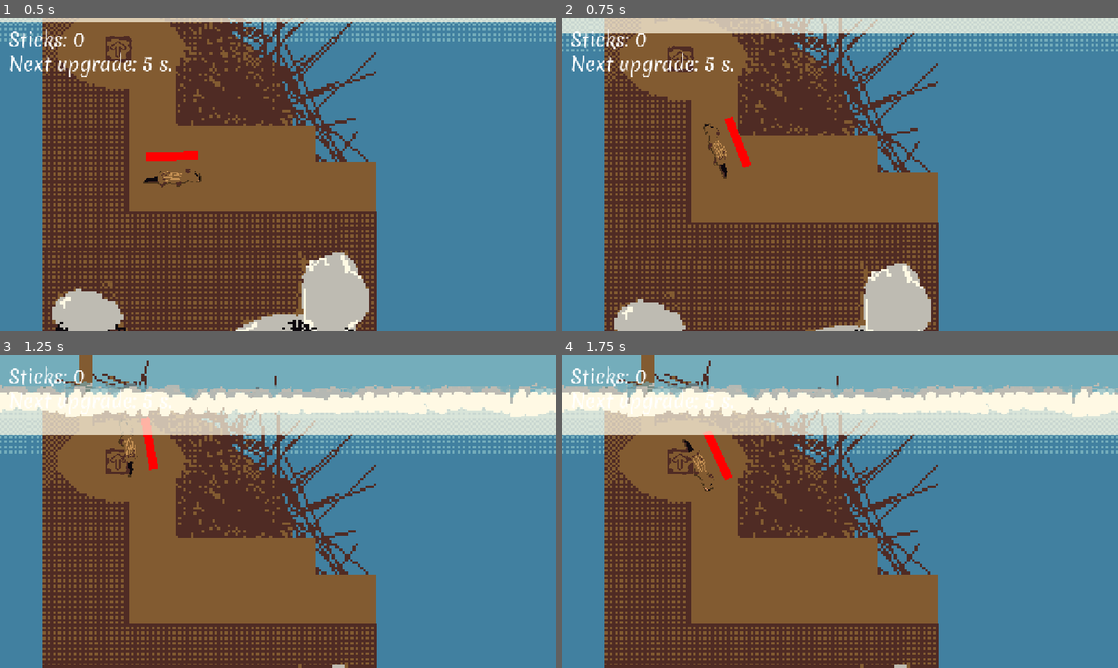
Above: before the commit, frames 1-4 (two rows, left to right).
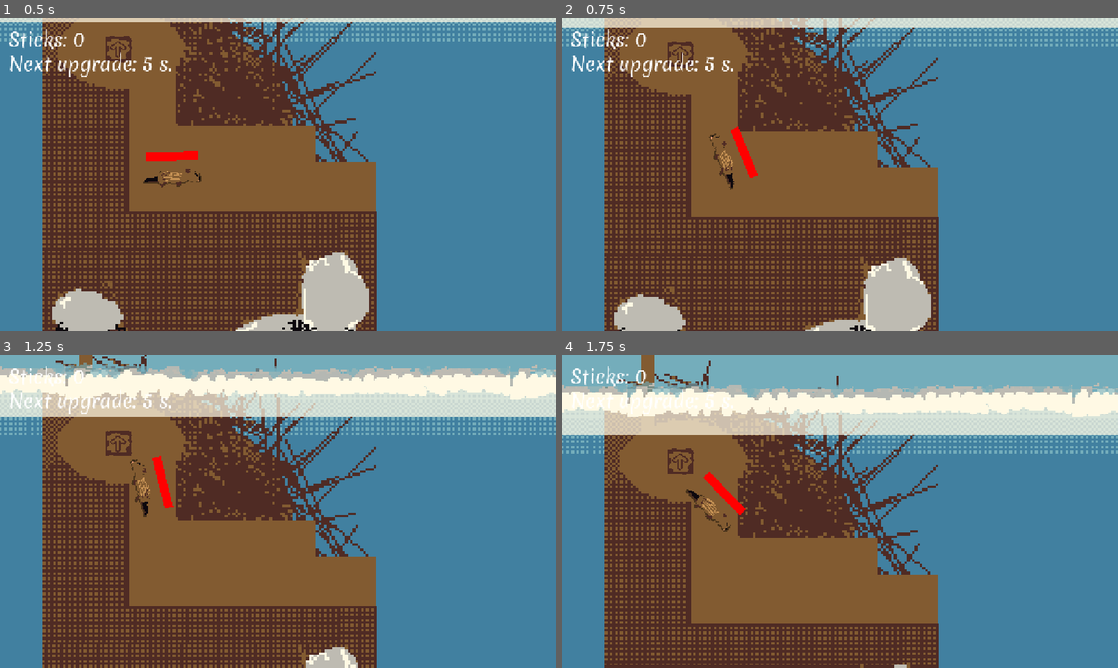
Above: after the commit, the same moments.

Repository: Joey451-OG/5499-Project-1
Game: Godot game, scene res://Scenes/main.tscn
Same seed, same stepped clock (60 frames per second), same inputs: the game is played once before the commit and once after it.
Inputs (mouse positions are in pixels of both pictures, inside the frame that each line leads up to):
- Up to frame 1 (0.5 s): no input
- Up to frame 2 (0.75 s): move the mouse to (678, 49) at 0.52 s; hold Space (swim) from 0.53 s (still down)
- Up to frame 3 (1.25 s): keep holding Space (swim)
- Up to frame 4 (1.75 s): move the mouse to (728, 527) at 1.27 s; release Space (swim) at 1.28 s; tap Space (swim) at 1.35 s

Frame 1 is identical in both runs. In frame 2, 9.0% of the frame differs, in the area x 0-100%, y 0-100%; in frame 3, 35%; in frame 4, 0.8%.

Commit message:
Continue work on screens 5 and 6, added assets

Diff:
--- a/Scenes/UI.tscn
+++ b/Scenes/UI.tscn
@@ -40,6 +40,7 @@
 grow_vertical = 2
 
 [node name="Normal" type="MarginContainer" parent="." unique_id=1198342830]
+visible = false
 custom_minimum_size = Vector2(1280, 720)
 anchors_preset = 15
 anchor_right = 1.0
@@ -70,7 +71,6 @@
 label_settings = SubResource("LabelSettings_sj43t")
 
 [node name="EndScreen" type="MarginContainer" parent="." unique_id=560313310]
-visible = false
 anchors_preset = 15
 anchor_right = 1.0
 anchor_bottom = 1.0
@@ -116,3 +116,20 @@
 text = "Score 999"
 label_settings = SubResource("LabelSettings_sdogw")
 horizontal_alignment = 1
+
+[node name="Restart" type="Button" parent="EndScreen/Panel" unique_id=594712884]
+layout_mode = 1
+anchors_preset = 8
+anchor_left = 0.5
+anchor_top = 0.5
+anchor_right = 0.5
+anchor_bottom = 0.5
+offset_left = -32.5
+offset_top = 85.0
+offset_right = 32.5
+offset_bottom = 116.0
+grow_horizontal = 2
+grow_vertical = 2
+text = "Restart"
+
+[connection signal="pressed" from="EndScreen/Panel/Restart" to="." method="_on_restart_pressed"]
--- a/Scenes/main.tscn
+++ b/Scenes/main.tscn
@@ -238,6 +238,14 @@
 texture = ExtResource("7_6iyac")
 state = 1
 
+[node name="scr4-5_top_mound" type="Node" parent="Textures/Enviroment" unique_id=67304976]
+
+[node name="Env" parent="Textures/Enviroment/scr4-5_top_mound" unique_id=707470537 instance=ExtResource("6_d1ilt")]
+position = Vector2(1633.75, 1206.25)
+scale = Vector2(4.9140625, 11.8671875)
+texture = ExtResource("10_k12tt")
+state = 3
+
 [node name="Ground" type="Node" parent="Textures/Enviroment" unique_id=1972916572]
 
 [node name="Env" parent="Textures/Enviroment/Ground" unique_id=175000143 instance=ExtResource("6_d1ilt")]
@@ -701,6 +709,64 @@
 texture = ExtResource("9_fdnlq")
 state = 4
 
+[node name="scr4_angle" type="Node" parent="Textures/Enviroment" unique_id=687434582]
+
+[node name="Env5" parent="Textures/Enviroment/scr4_angle" unique_id=342760374 instance=ExtResource("6_d1ilt")]
+position = Vector2(1239, 1772)
+texture = ExtResource("10_k12tt")
+state = 3
+
+[node name="Env9" parent="Textures/Enviroment/scr4_angle" unique_id=661233068 instance=ExtResource("6_d1ilt")]
+position = Vector2(1765, 1772)
+texture = ExtResource("10_k12tt")
+state = 3
+
+[node name="Env6" parent="Textures/Enviroment/scr4_angle" unique_id=102652639 instance=ExtResource("6_d1ilt")]
+position = Vector2(1351.5, 1772)
+scale = Vector2(3.109375, 1)
+texture = ExtResource("9_fdnlq")
+state = 4
+
+[node name="Env7" parent="Textures/Enviroment/scr4_angle" unique_id=979881557 instance=ExtResource("6_d1ilt")]
+position = Vector2(1490, 1772)
+scale = Vector2(3.109375, 1)
+texture = ExtResource("9_fdnlq")
+state = 4
+
+[node name="Env8" parent="Textures/Enviroment/scr4_angle" unique_id=880341990 instance=ExtResource("6_d1ilt")]
+position = Vector2(1660, 1772)
+scale = Vector2(3.109375, 1)
+texture = ExtResource("9_fdnlq")
+state = 4
+
+[node name="Env" parent="Textures/Enviroment/scr4_angle" unique_id=275023147 instance=ExtResource("6_d1ilt")]
+position = Vector2(1239, 988.4448)
+rotation = 1.5707964
+scale = Vector2(3.8576517, 1)
+texture = ExtResource("9_fdnlq")
+state = 4
+
+[node name="Env2" parent="Textures/Enviroment/scr4_angle" unique_id=1373674974 instance=ExtResource("6_d1ilt")]
+position = Vector2(1239, 1196)
+rotation = 1.5707964
+scale = Vector2(3.8576517, 1)
+texture = ExtResource("9_fdnlq")
+state = 4
+
+[node name="Env3" parent="Textures/Enviroment/scr4_angle" unique_id=505572286 instance=ExtResource("6_d1ilt")]
+position = Vector2(1239, 1404)
+rotation = 1.5707964
+scale = Vector2(3.8576517, 1)
+texture = ExtResource("9_fdnlq")
+state = 4
+
+[node name="Env4" parent="Textures/Enviroment/scr4_angle" unique_id=1758319167 instance=ExtResource("6_d1ilt")]
+position = Vector2(1239, 1632)
+rotation = 1.5707964
+scale = Vector2(3.8576517, 1)
+texture = ExtResource("9_fdnlq")
+state = 4
+
 [node name="Player" parent="." unique_id=934692645 instance=ExtResource("1_jjgbg")]
 position = Vector2(293, 419)
 collision_mask = 7
--- a/Scripts/gdscript/Globals.gd
+++ b/Scripts/gdscript/Globals.gd
@@ -17,7 +17,7 @@
 		points_until_next_upgrade = value
 		emit_signal("pointsUntilUpdate")
 
-var god_mode : bool = true
+var god_mode : bool = false
 var vignette_scale : float = 0.0
 var p_state : PlayerState = PlayerState.IDLE
 var added_upgrade_lock := false
--- a/Scripts/gdscript/player.gd
+++ b/Scripts/gdscript/player.gd
@@ -22,6 +22,9 @@
 	current_lung_capacity_in_seconds = LUNG_CAPACITY_IN_SECONDS
 
 func _process(delta: float) -> void:
+
+	if Globals.p_state == Globals.PlayerState.DROWNED:
+		return
 
 	#print(sprite.get_rect().has_point(to_local(get_global_mouse_position())))
 	if not sprite.get_rect().has_point(to_local(get_global_mouse_position())):
@@ -68,8 +71,8 @@
 			#print(isUnderWater)
 
 func _physics_process(delta: float) -> void:
-	# Add the gravity.
-
+	if Globals.p_state == Globals.PlayerState.DROWNED:
+		return
 
 	velocity = transform.x * Input.get_action_strength("swim") * SPEED
 	if Globals.current_abilities["speed"]:
--- a/Scripts/gdscript/ui.gd
+++ b/Scripts/gdscript/ui.gd
@@ -52,3 +52,8 @@
 func _on_points_until_update():
 	#print("[ui.gd]: Points until next upgrade: %d" % Globals.points_until_next_upgrade)
 	next_upgrade.text = next_upgd_text % Globals.points_until_next_upgrade
+
+
+func _on_restart_pressed() -> void:
+	Globals.p_state = Globals.PlayerState.IDLE
+	get_tree().reload_current_scene()
Binary file added: Assets/DEV/BENV_Dam_dither.png
Binary file added: Assets/DEV/BENV_Rock.png
Binary file added: Assets/DEV/BENV_air-circle.png
Binary file added: Assets/DEV/BENV_air-square-rounded.png
Binary file added: Assets/DEV/BENV_air-square.png
Binary file added: Assets/DEV/BENV_sticks-center.png
Binary file added: Assets/DEV/BENV_sticks.png
